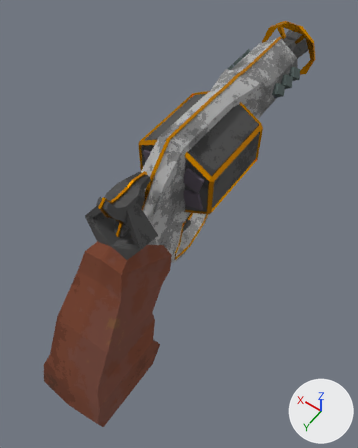
A saved change to the Blender file Models/Guns/mdl_revolver.blend.
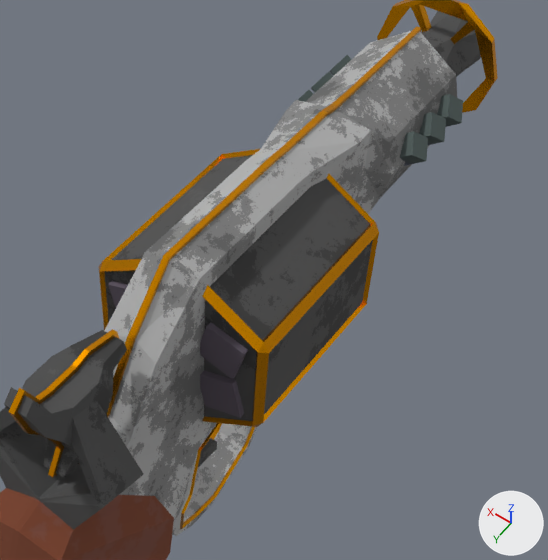
There are two pictures of each version: one whole from a 50 mm lens placed at (-0.102, 0.113, 0.23), pointed at (0.002, -0.032, 0.002), one close up on the part from 26% to 94% of the width and 5% to 61% of the height. The axes (+X, +Y, +Z) are drawn at lower right. The lights are the same throughout.

Objects in the first close-up: 'Body', 'Fuses', 'Hammer', 'Spinner', 'WarpFuseL1', 'WarpFuseL2', 'WarpFuseL3', 'WarpFuseR1', 'WarpFuseR2', 'WarpFuseR3'.
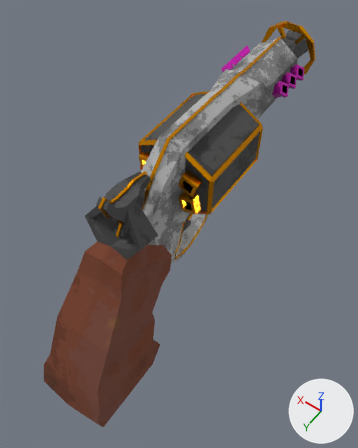
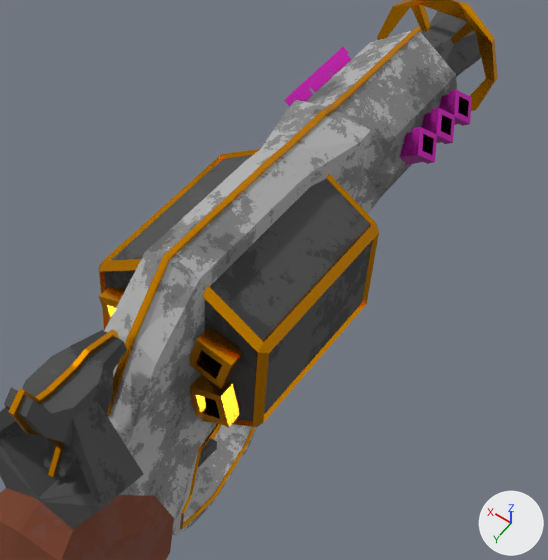
The change, as a diff of the scene's bpy script:
```diff
--- a/Models/Guns/mdl_revolver.blend.py
+++ b/Models/Guns/mdl_revolver.blend.py
@@ mat_hole @@
+mat_hole = bpy.data.materials.new('Hole')
+mat_hole.use_nodes = True; mat_hole.node_tree.nodes.clear()
+_N = mat_hole.node_tree.nodes; _L = mat_hole.node_tree.links
+n0 = _N.new('ShaderNodeRGB'); n0.name = 'RGB'
+n0.outputs[0].default_value = (0.0, 0.0, 0.0, 1.0)  # 'Color', black #000000
+n1 = _N.new('ShaderNodeOutputMaterial'); n1.name = 'Material Output'
+_L.new(n0.outputs[0], n1.inputs[0])  # 'Color' to 'Surface'
@@ mat_warptrim @@
+mat_warptrim = principled_material('WarpTrim')
+mat_warptrim.base_color = (1.0, 0.0438, 0.773)  # pink #ff3be4
+mat_warptrim.metallic = 1.0
+mat_warptrim.roughness = 0.216
@@ me_cylinder_002 @@
 # used by ob_fuses; parent = ob_spinner; location = (0.0, 0.00424, 0.0376)
-me_cylinder_002.from_pydata(...)  # 48 vertices, 36 faces; spans x -0.0181..0.0181, y -0.015..0.015, z -0.0209..0.0209
-me_cylinder_002.materials.append(mat_fuse)  # picture img_revolverfuse_png
+me_cylinder_002.from_pydata(...)  # 144 vertices, 132 faces; spans x -0.0176..0.0176, y -0.0097..0.0192, z -0.0204..0.0204
+# me_cylinder_002 part 1: the loose piece of 8 vertices spanning x -0.0181..-0.0059, y -0.015..0.015, z -0.013..-0.0008 is rebuilt with 24 vertices and now spans x -0.0176..-0.0063, y -0.0097..0.019, z -0.0126..-0.0012
+# me_cylinder_002 part 2: the loose piece of 8 vertices spanning x 0.0059..0.0181, y -0.015..0.015, z 0.0008..0.013 is rebuilt with 24 vertices and now spans x 0.0063..0.0176, y -0.0097..0.0191, z 0.0012..0.0126
+# me_cylinder_002 part 3: the loose piece of 8 vertices spanning x -0.0181..-0.0059, y -0.015..0.015, z 0.0008..0.013 is rebuilt with 24 vertices and now spans x -0.0176..-0.0063, y -0.0097..0.0191, z 0.0012..0.0126
+me_cylinder_002.materials.append(mat_trim)  # orange #ffa800
+me_cylinder_002.materials.append(mat_hole)
@@ me_cylinder_011 @@
 # used by ob_warpfuser2; parent = ob_body; location = (-0.00996, -0.0676, 0.0479); rotation_euler = (5.672, 0.0, 4.712), in degrees (325, 0, 270); scale = (-0.575, -0.575, 0.575)
-me_cylinder_011.from_pydata(...)  # 8 vertices, 6 faces; spans x -0.007..0.007, y -0.015..0.015, z -0.007..0.007
+me_cylinder_011.from_pydata(...)  # 28 vertices, 26 faces; spans x -0.0083..0.0083, y -0.015..0.019, z -0.0083..0.0083
+# me_cylinder_011 part 4
+# 1 face is deleted
+# 20 vertices are added at x -0.0083..0.0083, y 0.015..0.019, z -0.0083..0.0083
+# 20 new faces join them, mat_warptrim (pink #ff3be4)
+# 1 new face joins them, mat_hole
+# me_cylinder_011 part 5: 5 faces spanning x -0.007..0.007, y -0.015..0.015, z -0.007..0.007 switch from mat_warpfuse (picture img_revolverwarpfuse_png) to mat_warptrim (pink #ff3be4)
+me_cylinder_011.materials.append(mat_hole)
@@ ob_warpfusel1 @@
-ob_warpfusel1 = bpy.data.objects.new('WarpFuseL1', me_cylinder_009)
+ob_warpfusel1 = bpy.data.objects.new('WarpFuseL1', me_cylinder_011)
 ob_warpfusel1.parent = ob_body
@@ ob_warpfuser3 @@
-ob_warpfuser3 = bpy.data.objects.new('WarpFuseR3', me_cylinder_010)
+ob_warpfuser3 = bpy.data.objects.new('WarpFuseR3', me_cylinder_011)
 ob_warpfuser3.parent = ob_body
@@ ob_warpfuser1 @@
-ob_warpfuser1 = bpy.data.objects.new('WarpFuseR1', me_cylinder_012)
+ob_warpfuser1 = bpy.data.objects.new('WarpFuseR1', me_cylinder_011)
 ob_warpfuser1.parent = ob_body
```

Pixel boxes [x1, y1, x2, y2] of what changed, in the close-ups (548 x 560 px):
'Fuses', reshaped: before [108, 280, 248, 418]; after [99, 287, 243, 427]
'WarpFuseR1', reshaped: before [400, 131, 428, 166]; after [400, 127, 437, 166]
'WarpFuseR2', reshaped: before [419, 112, 446, 145]; after [421, 108, 455, 144]
'WarpFuseR3', reshaped: before [437, 94, 463, 127]; after [439, 89, 472, 126]
'WarpFuseL2', reshaped: before [311, 72, 333, 92]; after [306, 63, 333, 92]
'WarpFuseL3', reshaped: before [329, 55, 351, 76]; after [325, 46, 351, 76]
'WarpFuseL1', reshaped: before [298, 90, 313, 102]; after [284, 81, 313, 107]
part 1 of me_cylinder_002, rebuilt: before [200, 370, 244, 418]; after [190, 374, 240, 427]
part 2 of me_cylinder_002, rebuilt: before [108, 280, 128, 307]; after [99, 287, 126, 323]
part 3 of me_cylinder_002, rebuilt: before [200, 322, 248, 379]; after [190, 328, 243, 388]
part 4 of me_cylinder_011, built on: before [431, 112, 446, 141]; after [284, 46, 472, 164]
part 5 of me_cylinder_011, recoloured: before [419, 112, 444, 145]; after [298, 55, 458, 166]
